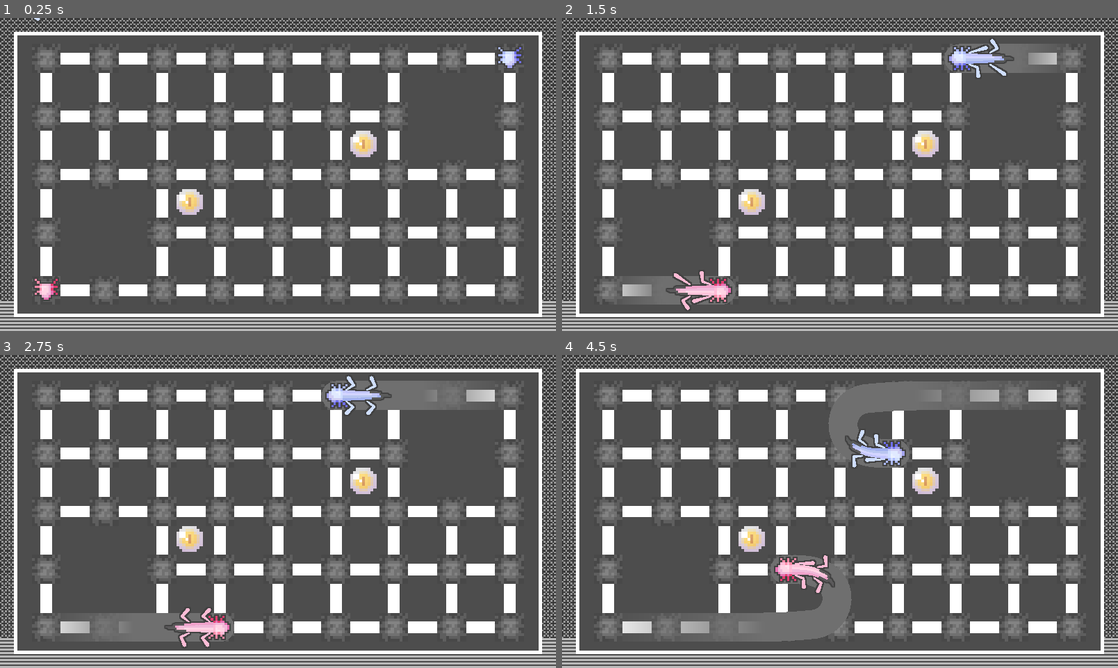
Above: before the commit, frames 1-4 (two rows, left to right).
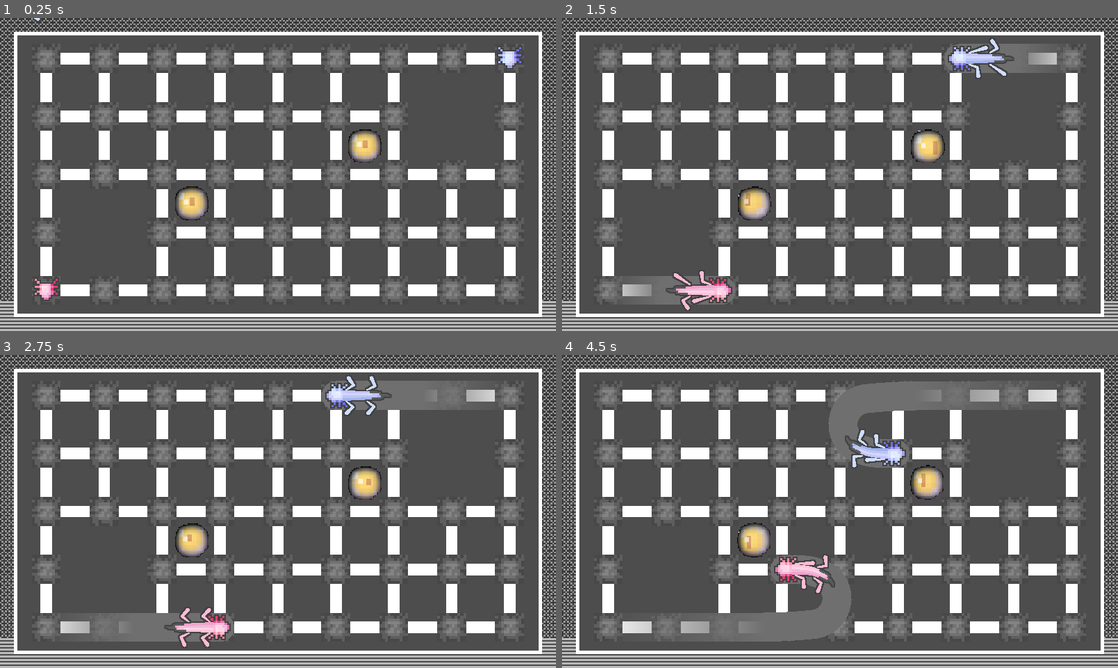
Above: after the commit, the same moments.

Repository: r8114wjbn9118/Hello-Godot-Game-Jam-1
Game: Godot game, scene res://Map/Map.tscn
Same seed, same stepped clock (60 frames per second), same inputs: the game is played once before the commit and once after it. The engine's default icon, where the game draws it, is replaced by a stand-in: a white triangle on a blue panel in a dark square.
Inputs (mouse positions are in pixels of both pictures, inside the frame that each line leads up to):
- Up to frame 1 (0.25 s): no input
- Up to frame 2 (1.5 s): tap Enter (ui_accept) at 0.5, 0.77 s; move the mouse to (962, 158) at 0.52 s; hold Right (ui_right) 0.53-1.28 s; hold Z (z) 0.53-1.28 s; move the mouse to (728, 190) at 1.27 s; hold Down (ui_down) from 1.28 s (still down); tap Z (z) at 1.35 s
- Up to frame 3 (2.75 s): tap Enter (ui_accept) at 1.52 s; move the mouse to (333, 442) at 2.02 s; release Down (ui_down) at 2.03 s; hold Right (ui_right) from 2.03 s (still down); hold Z (z) from 2.03 s (still down)
- Up to frame 4 (4.5 s): move the mouse to (812, 574) at 2.77 s; release Right (ui_right) at 2.78 s; release Z (z) at 2.78 s; hold Up (ui_up) 2.78-3.53 s; tap Z (z) at 2.85, 4.35 s; tap Enter (ui_accept) at 3.02, 3.77 s; move the mouse to (1006, 558) at 3.52 s; hold Z (z) 3.53-4.28 s; hold Left (ui_left) from 3.53 s (still down); move the mouse to (673, 464) at 4.27 s

The runs differ from the first frame. In frame 1, 0.8% of the frame differs, in the area x 31-69%, y 35-65%; in frame 2, 0.9%; in frame 3, 0.8%; in frame 4, 0.9%.

Commit message:
Eye viewport

Diff:
--- a/Map/Map.tscn
+++ b/Map/Map.tscn
@@ -9,6 +9,7 @@
 [ext_resource type="Script" path="res://Map/HEdgeManager.gd" id="5_phctv"]
 [ext_resource type="PackedScene" uid="uid://ckbpjay4esc8r" path="res://MapItems/Foreground.tscn" id="9_gth0d"]
 [ext_resource type="PackedScene" uid="uid://3wu8fxil0bju" path="res://MapItems/WormTail/body/WormBody.tscn" id="9_tj3aa"]
+[ext_resource type="PackedScene" uid="uid://bpauwprnu1ruv" path="res://Tile/EyeViewport/EyeViewport.tscn" id="10_yyqo0"]
 
 [node name="Map" type="Node2D"]
 script = ExtResource("1_anpjl")
@@ -58,3 +59,9 @@
 [node name="Foreground" parent="." instance=ExtResource("9_gth0d")]
 unique_name_in_owner = true
 visible = false
+
+[node name="EyeViewport" parent="." instance=ExtResource("10_yyqo0")]
+position = Vector2(627, 218)
+
+[node name="EyeViewport2" parent="." instance=ExtResource("10_yyqo0")]
+position = Vector2(328, 317)
--- a/Tile/EyeAnime/EyeAnim.tscn
+++ b/Tile/EyeAnime/EyeAnim.tscn
@@ -13,7 +13,7 @@
 
 [sub_resource type="ShaderMaterial" id="ShaderMaterial_3sj4r"]
 shader = ExtResource("2_fjn0d")
-shader_parameter/pup_offset = Vector2(-0.0973802, 0.556008)
+shader_parameter/pup_offset = Vector2(0.5, 0.5)
 
 [node name="EyeAnim" type="Node2D"]
 script = ExtResource("1_8cmtv")
@@ -21,35 +21,33 @@
 
 [node name="CanvasGroup" type="CanvasGroup" parent="."]
 material = SubResource("ShaderMaterial_3sj4r")
-fit_margin = 1.0
-clear_margin = 1.0
 
 [node name="眼白" type="Sprite2D" parent="CanvasGroup"]
 texture = ExtResource("2_34yb5")
 
 [node name="圓瞳孔" type="Sprite2D" parent="CanvasGroup"]
-position = Vector2(2.9869, -0.280038)
+position = Vector2(1.18277, -0.901832)
 texture = ExtResource("3_unrhp")
 
 [node name="直瞳孔" type="Sprite2D" parent="CanvasGroup"]
-position = Vector2(3.58428, -0.336045)
-scale = Vector2(1, 0.590862)
+position = Vector2(2.06984, -1.57821)
+scale = Vector2(1, 0.716738)
 texture = ExtResource("4_e7biw")
 
 [node name="反光" type="Sprite2D" parent="CanvasGroup"]
 modulate = Color(1, 1, 1, 0.690196)
-position = Vector2(1.49345, -0.140019)
+position = Vector2(0.591383, -0.450916)
 texture = ExtResource("5_erkaq")
 
 [node name="Target" type="Marker2D" parent="."]
-position = Vector2(37.7638, -3.54056)
+position = Vector2(8.27936, -6.31283)
 gizmo_extents = 5.0
-
-[node name="Camera2D" type="Camera2D" parent="."]
-zoom = Vector2(31.1, 31.1)
 
 [node name="Timer" type="Timer" parent="."]
 wait_time = 0.3
 autostart = true
 
+[node name="Camera2D" type="Camera2D" parent="."]
+zoom = Vector2(32.465, 32.465)
+
 [connection signal="timeout" from="Timer" to="." method="_set_rand_target"]
--- a/Tile/EyeAnime/eye_anim.gd
+++ b/Tile/EyeAnime/eye_anim.gd
@@ -21,7 +21,7 @@
 	_rand_target = Vector2(cos(angle), sin(angle)) * r
 
 func _ready() -> void:
-	if Engine.is_editor_hint():
+	if !Engine.is_editor_hint():
 		$Camera2D.queue_free()
 
 func _process(delta: float) -> void:
--- /dev/null
+++ b/Tile/EyeViewport/EyeViewport.tscn
@@ -0,0 +1,26 @@
+[gd_scene load_steps=3 format=3 uid="uid://bpauwprnu1ruv"]
+
+[ext_resource type="PackedScene" uid="uid://utmygxugx6ap" path="res://Tile/EyeAnime/EyeAnim.tscn" id="1_tkul0"]
+
+[sub_resource type="ViewportTexture" id="ViewportTexture_kuttp"]
+viewport_path = NodePath("SubViewport")
+
+[node name="EyeViewport" type="Node2D"]
+
+[node name="SubViewport" type="SubViewport" parent="."]
+transparent_bg = true
+handle_input_locally = false
+screen_space_aa = 1
+canvas_item_default_texture_filter = 0
+size = Vector2i(100, 100)
+render_target_update_mode = 4
+
+[node name="EyeAnim" parent="SubViewport" instance=ExtResource("1_tkul0")]
+texture_filter = 1
+
+[node name="Camera2D" type="Camera2D" parent="SubViewport"]
+zoom = Vector2(8, 8)
+
+[node name="Sprite2D" type="Sprite2D" parent="."]
+texture_filter = 1
+texture = SubResource("ViewportTexture_kuttp")
--- a/project.godot
+++ b/project.godot
@@ -26,7 +26,8 @@
 folder_colors={
 "res://Map/": "red",
 "res://MapItems/": "red",
-"res://Tile/EyeAnime/": "green"
+"res://Tile/EyeAnime/": "green",
+"res://Tile/EyeViewport/": "green"
 }
 
 [global_group]
Not shown: 1 places in Map/Map.tscn that only renumber resources
